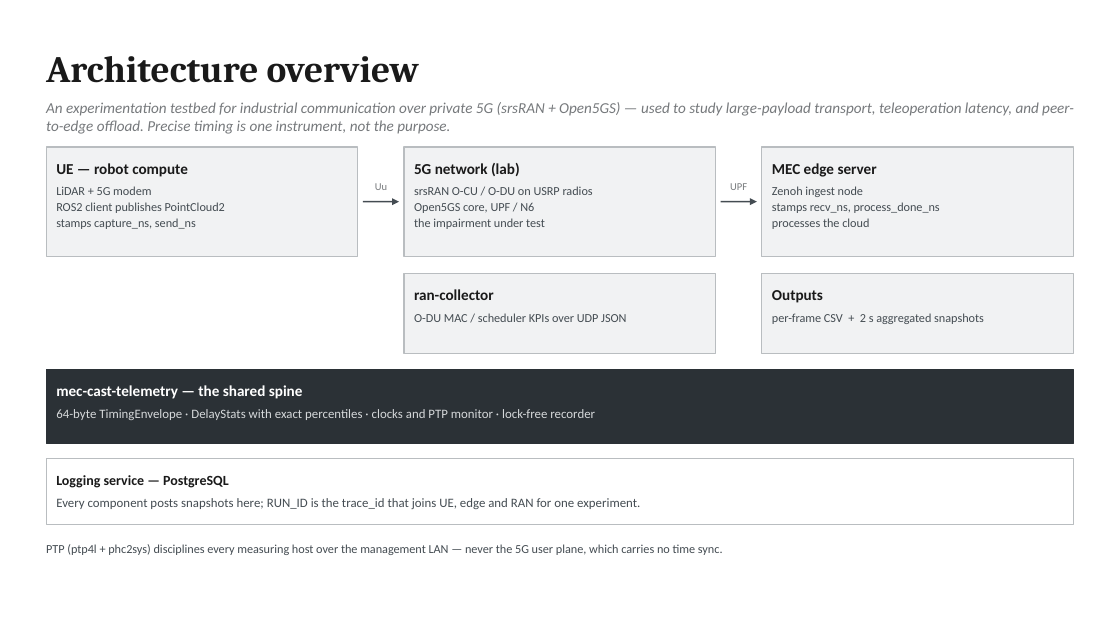
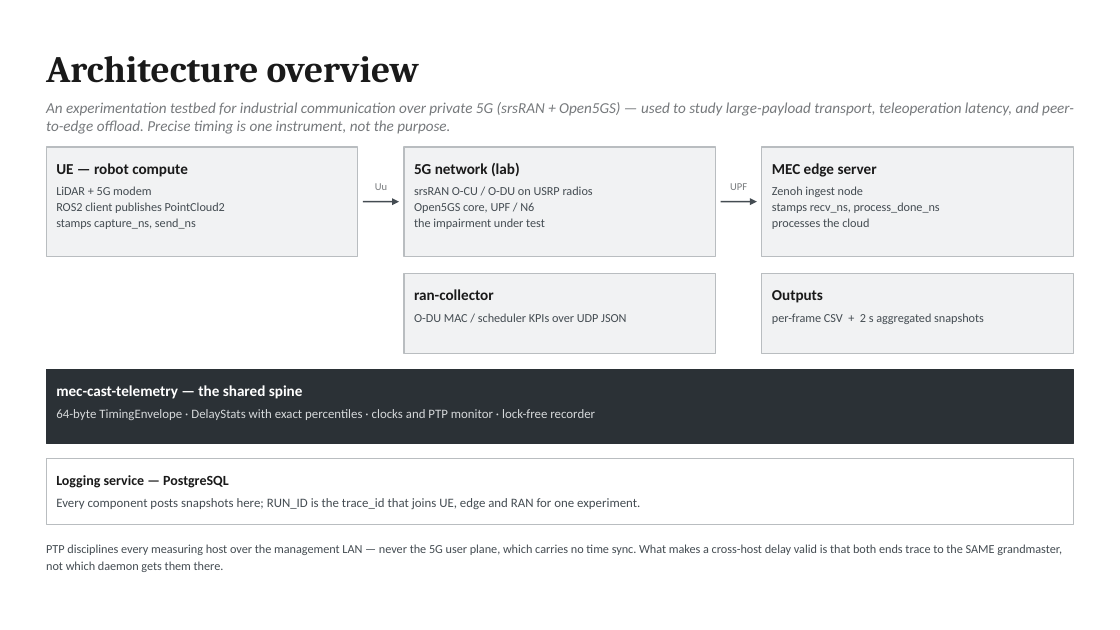
Before and after one commit to morosev/mec-cast, a slide deck: slide 1 of docs/slides/mec-cast-architecture.pptx. Drawn at 1120x630 pixels with LibreOffice and Linux fonts; fonts in the diff are those of the drawing. Boxes give left, top, right and bottom in pixels: in the first picture for what was removed or moved away, otherwise in the second. Text is boxed around its words. In the diff, an @@ line names an element or a change of style, - is before the commit and + after.

```diff
--- a/docs/slides/mec-cast-architecture.pptx
+++ b/docs/slides/mec-cast-architecture.pptx
@@ text at (46,544,1062,572): text changed @@
-PTP (ptp4l + phc2sys) disciplines every measuring host over the management LAN — never the 5G user plane, which carries no time sync.
+PTP disciplines every measuring host over the management LAN — never the 5G user plane, which carries no time sync. What makes a cross-host delay valid is that both ends trace to the SAME grandmaster, not which daemon gets them there.
```
Also in this commit, not shown: 1 other slide changed, 10 other files.
